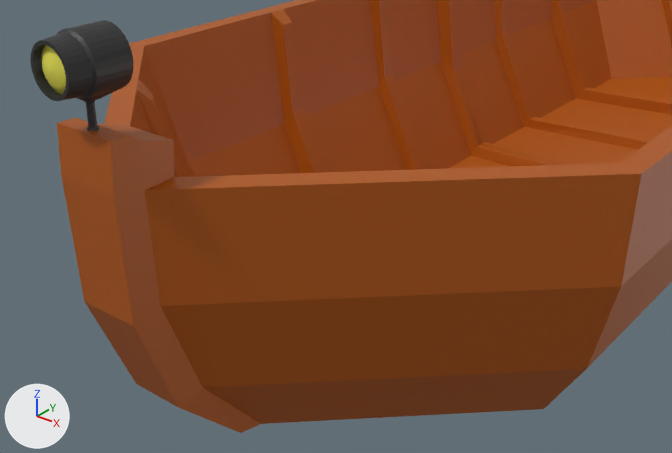
The Blender file common/boats/RowBoat.blend as it was, and as the next commit left it.
Both versions are drawn from a camera (50 mm lens) standing at (2.176, -5.242, 1.722) and looking at (0.677, -3.367, 0.56). Arrows for +X, +Y and +Z are at lower left; the lights stay in place.

The scene before the commit, as lines of its bpy script (objects in view):
```python
me_cylinder = bpy.data.meshes.new('Cylinder')
me_cylinder.from_pydata(...)  # 704 vertices, 644 faces; spans x -1.0..1.0, y -2.06..1.0, z -0.98..1.04
# faces by material slot: [355, 289]
me_cylinder.materials.append(mat_case)  # black #2c2c2c
me_cylinder.materials.append(mat_led)  # yellow #e7e152
me_hull = bpy.data.meshes.new('Hull')
me_hull.from_pydata(...)  # 141 vertices, 134 faces; spans x -1.24..0.01, y -2.49..0.02, z -0.6..0.79
me_hull.materials.append(mat_wood)  # brown #b15705
ob_boat = bpy.data.objects.new('Boat', me_hull)
ob_boat.location = (0.0, 0.0, 0.0)
ob_boat.scale = (1.0, 1.49, 1.0)
_m = ob_boat.modifiers.new('Mirror', 'MIRROR')
_m.use_axis = (True, True, False)
ob_spotlight = bpy.data.objects.new('Spotlight', me_cylinder)
ob_spotlight.location = (0.0, -3.679, 0.988)
ob_spotlight.rotation_euler = (1.571, 0.0, 3.142)  # degrees (90, 0, 180)
ob_spotlight.scale = (0.1, 0.1, 0.107)
```
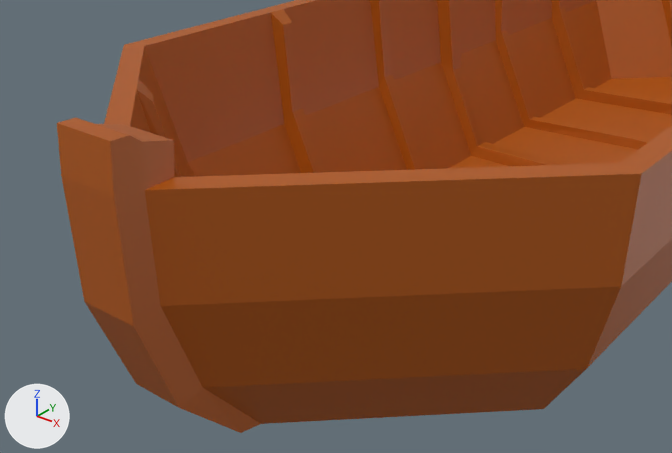
Boxes [x1, y1, x2, y2] around the edits, measured in the pictures (672 x 453 px):
'Spotlight', deleted (black)
    before: [30, 20, 134, 131]
    faces in mat_case (black #2c2c2c): [30, 20, 134, 131]
    faces in mat_led (yellow #e7e152): [41, 45, 66, 94]

What the commit changed:
Object 'Spotlight' (ob_spotlight) is deleted.
